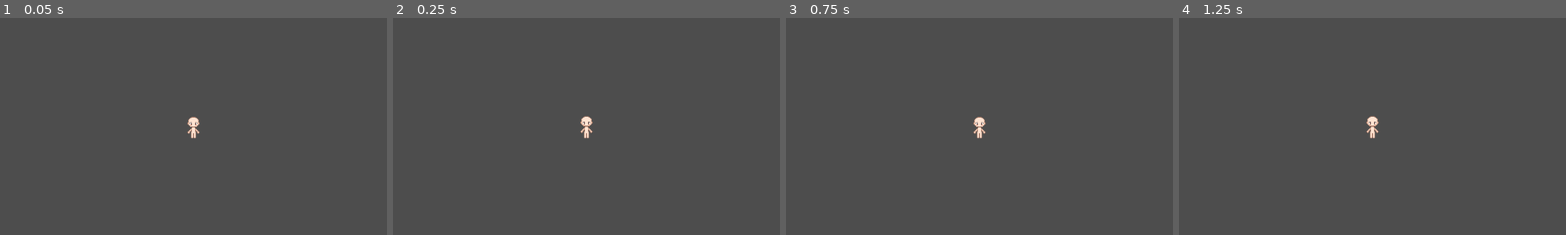
Above: before the commit, frames 1-4 (left to right).
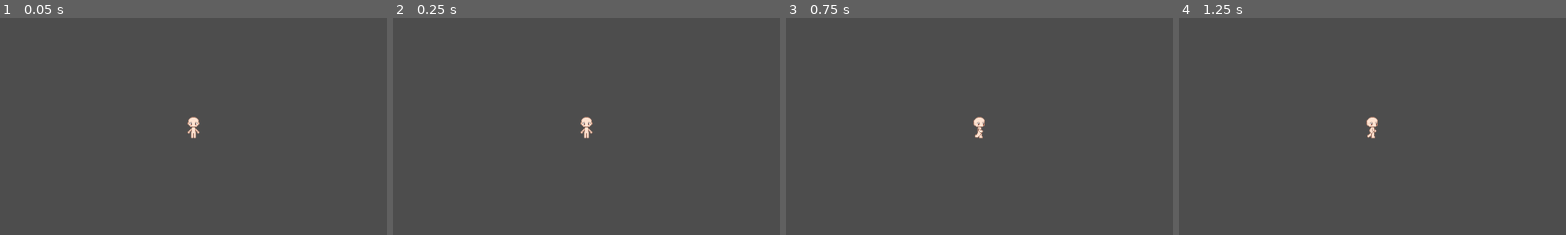
Above: after the commit, the same moments.

Repository: kevyntapnio/florella
Game: Godot game, scene res://player.tscn
Same seed, same stepped clock (60 frames per second), same inputs: the game is played once before the commit and once after it. The project has no main scene, so this scene is started directly.
Inputs:
- Up to frame 1 (0.05 s): no input
- Up to frame 2 (0.25 s): no input
- Up to frame 3 (0.75 s): tap Enter at 0.5 s; hold D (move_right, bound only after the commit) from 0.53 s (still down)
- Up to frame 4 (1.25 s): keep holding D (move_right, bound only after the commit)
The pictures show only the part of the screen within x 25-75%, y 27-77%; the shares and areas given below are measured in that part.

Frame 1 is identical in both runs. In frame 2, 0.1% of the frame differs, in the area x 48-52%, y 45-54%; in frame 3, 0.1%; in frame 4, 0.2%, in the area x 48-52%, y 45-56%.

Commit message:
fixed idle animation

Diff:
--- a/player.gd
+++ b/player.gd
@@ -35,14 +35,4 @@
 			$AnimatedSprite2D.play("walk_down")
 
 	else:
-		if facing_direction == "right":
-			$AnimatedSprite2D.play("idle_right")
-
-		elif facing_direction == "left":
-			$AnimatedSprite2D.play("idle_left")
-
-		elif facing_direction == "up":
-			$AnimatedSprite2D.play("idle_up")
-
-		elif facing_direction == "down":
-			$AnimatedSprite2D.play("idle_down")
+		$AnimatedSprite2D.play("idle_down")
--- a/player.tscn
+++ b/player.tscn
@@ -172,6 +172,6 @@
 position = Vector2(0, -2)
 sprite_frames = SubResource("SpriteFrames_7lmhl")
 animation = &"idle_down"
-frame_progress = 0.57391703
+frame_progress = 0.039437577
 
 [node name="Camera2D" type="Camera2D" parent="." unique_id=2034566478]
--- a/project.godot
+++ b/project.godot
@@ -33,7 +33,8 @@
 }
 move_right={
 "deadzone": 0.2,
-"events": []
+"events": [Object(InputEventKey,"resource_local_to_scene":false,"resource_name":"","device":-1,"window_id":0,"alt_pressed":false,"shift_pressed":false,"ctrl_pressed":false,"meta_pressed":false,"pressed":false,"keycode":0,"physical_keycode":68,"key_label":0,"unicode":100,"location":0,"echo":false,"script":null)
+]
 }
 
 [physics]
